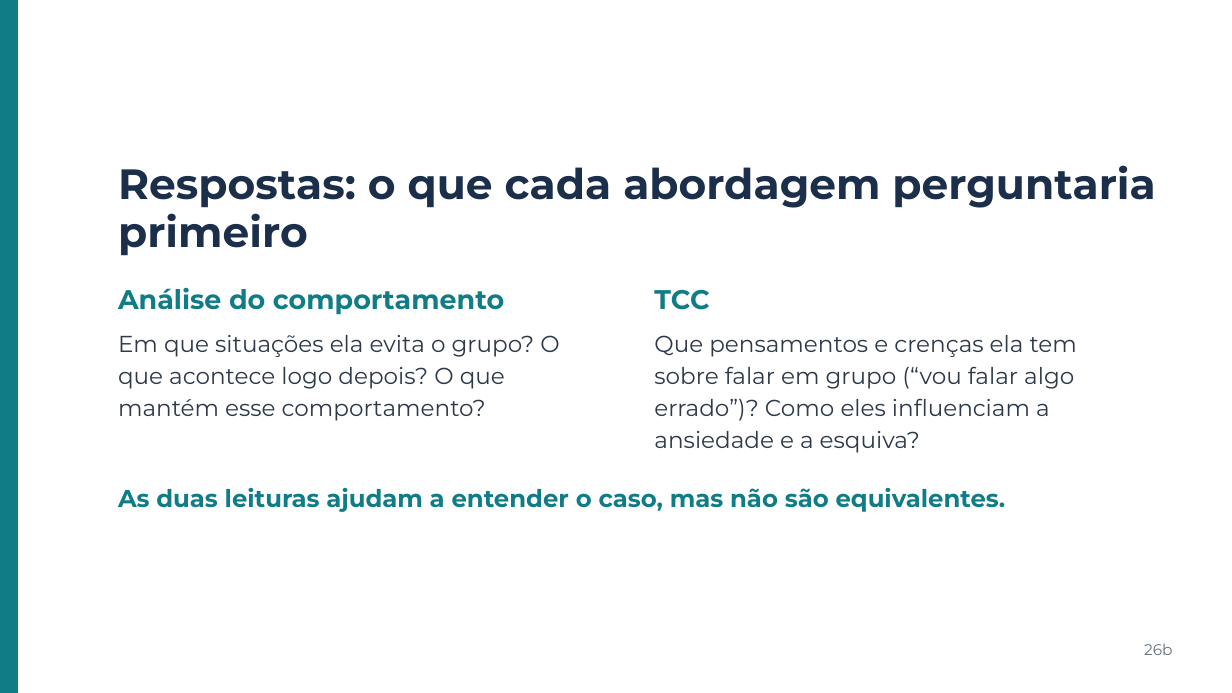
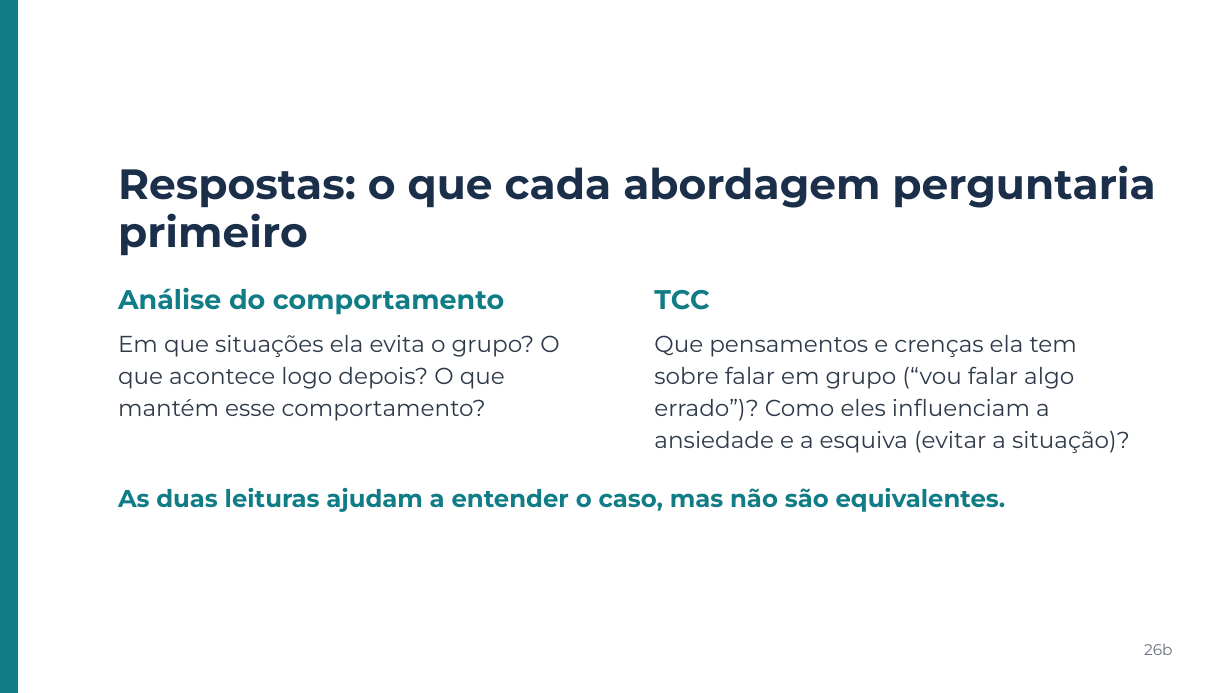
Before and after one commit to betinabinatti/CORE_WORKSHOP_ABA_TEA.md, a slide deck: slide 29 of workshop-aba-tea-lacc/apresentacao/Apresentacao_Workshop_ABA_TEA.pptx. Drawn at 1232x693 pixels with LibreOffice and Linux fonts; fonts in the diff are those of the drawing. Boxes give left, top, right and bottom in pixels: in the first picture for what was removed or moved away, otherwise in the second. Text is boxed around its words. In the diff, an @@ line names an element or a change of style, - is before the commit and + after.

```diff
--- a/workshop-aba-tea-lacc/apresentacao/Apresentacao_Workshop_ABA_TEA.pptx
+++ b/workshop-aba-tea-lacc/apresentacao/Apresentacao_Workshop_ABA_TEA.pptx
@@ text at [654,335,1130,453]: text changed @@
-Que pensamentos e crenças ela tem sobre falar em grupo (“vou falar algo errado”)? Como eles influenciam a ansiedade e a esquiva?
+Que pensamentos e crenças ela tem sobre falar em grupo (“vou falar algo errado”)? Como eles influenciam a ansiedade e a esquiva (evitar a situação)?
```
Also in this commit, not shown: 26 other slides changed, 1 slide added, 2 slides removed, 40 other files.
